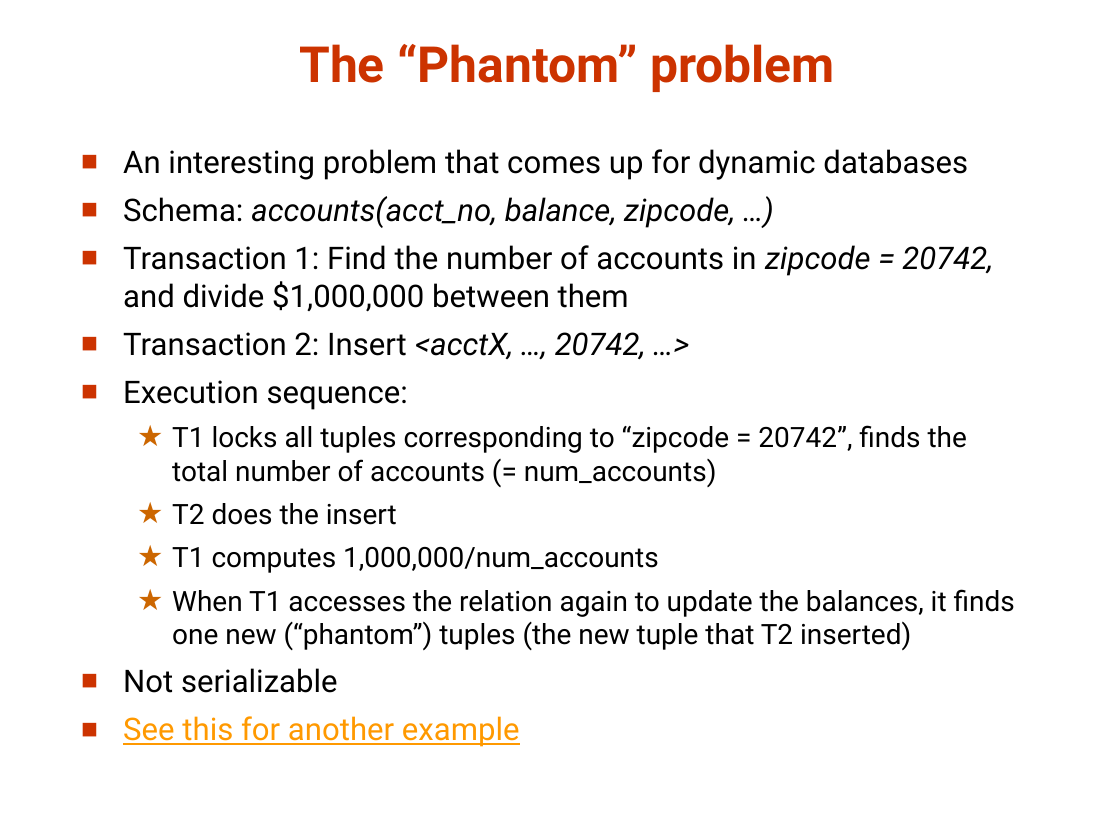
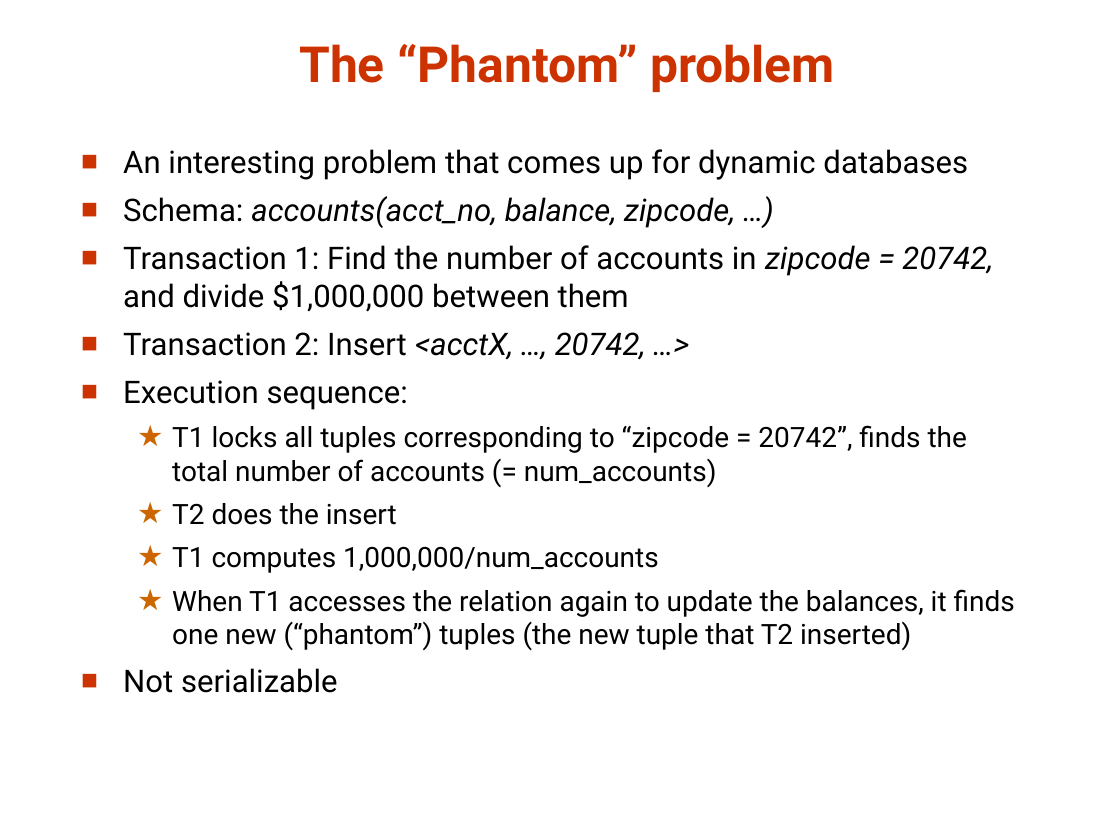
Before and after one commit to umddb/cmsc424-fall2021, a slide deck: slide 101 of Slides/06-Transactions.pptx. Drawn at 1120x840 pixels with LibreOffice and Linux fonts; fonts in the diff are those of the drawing. Boxes give left, top, right and bottom in pixels: in the first picture for what was removed or moved away, otherwise in the second. Text is boxed around its words. In the diff, an @@ line names an element or a change of style, - is before the commit and + after.

```diff
--- a/Slides/06-Transactions.pptx
+++ b/Slides/06-Transactions.pptx
@@ text at <box>123,716,520,747</box>: paragraph removed @@
-■ See this for another example
```
